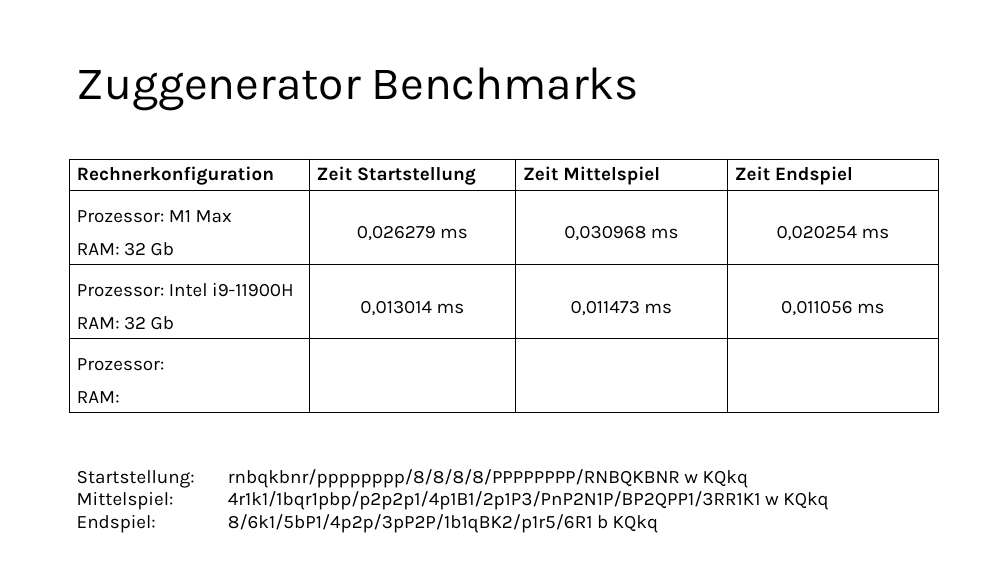
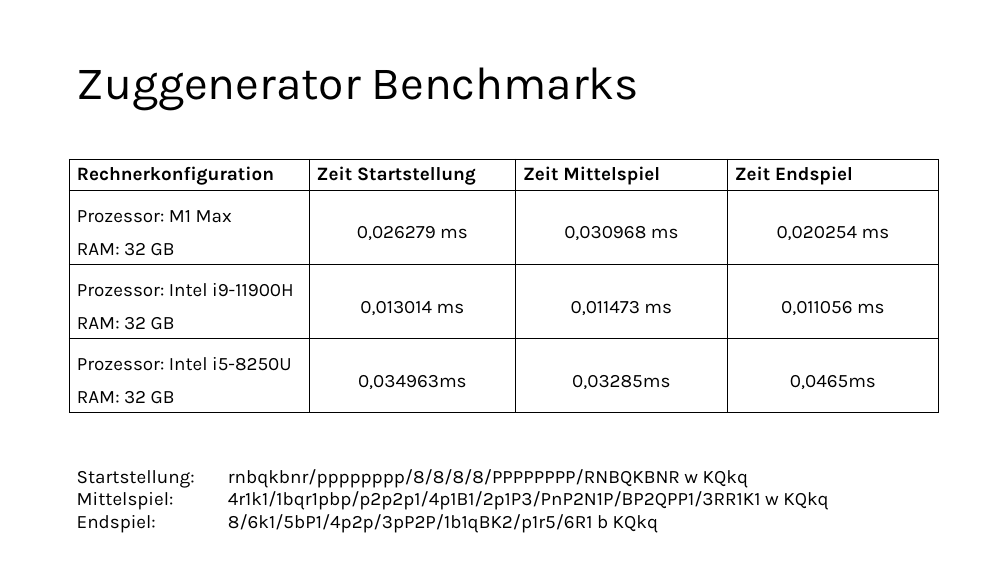
Before and after one commit to patrickzda/chess_engine, a slide deck: slide 6 of PJ_KI_MST1.pptx. Drawn at 1008x567 pixels with LibreOffice and Linux fonts; fonts in the diff are those of the drawing. Boxes give left, top, right and bottom in pixels: in the first picture for what was removed or moved away, otherwise in the second. Text is boxed around its words. In the diff, an @@ line names an element or a change of style, - is before the commit and + after.

```diff
--- a/PJ_KI_MST1.pptx
+++ b/PJ_KI_MST1.pptx
@@ table at (70,160,939,537) @@
-row 2, column 1: Prozessor: M1 Max / RAM: 32 Gb
+row 2, column 1: Prozessor: M1 Max / RAM: 32 GB
-row 3, column 1: Prozessor: Intel i9-11900H / RAM: 32 Gb
+row 3, column 1: Prozessor: Intel i9-11900H / RAM: 32 GB
-row 4: Prozessor: / RAM: |  |  | 
+row 4: Prozessor: Intel i5-8250U / RAM: 32 GB | 0,034963ms | 0,03285ms | 0,0465ms
```
Also in this commit, not shown: 1 other slide changed.
